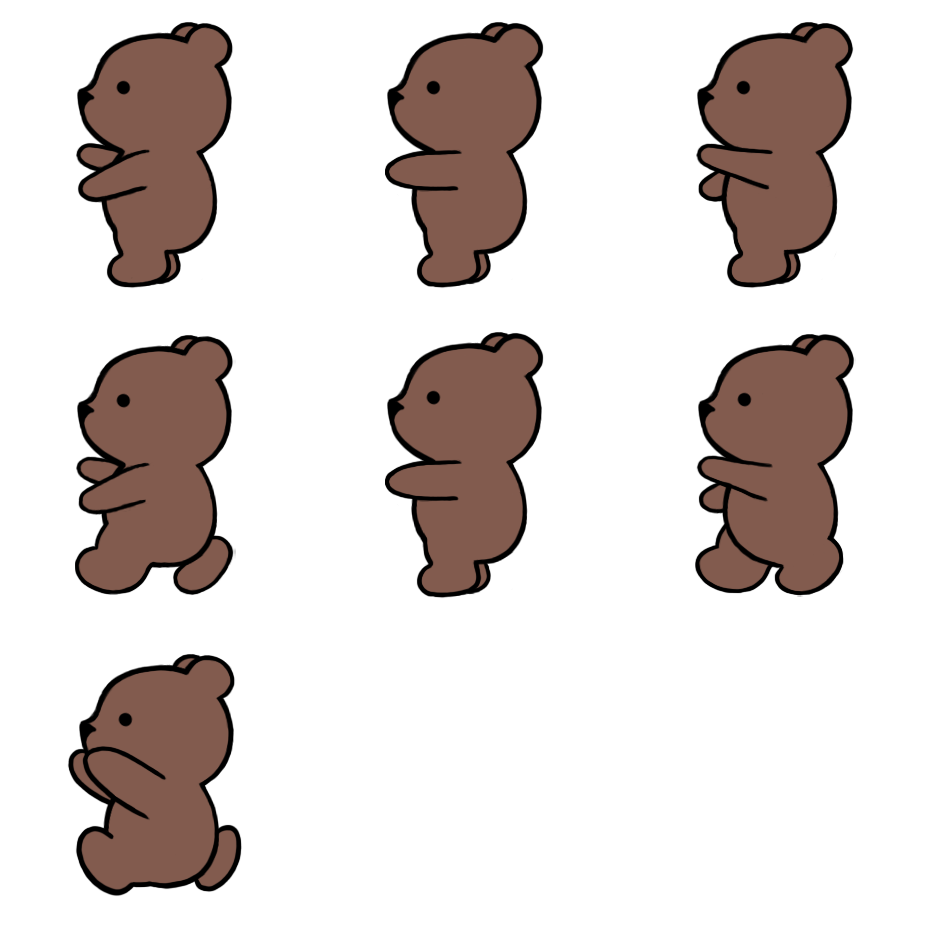
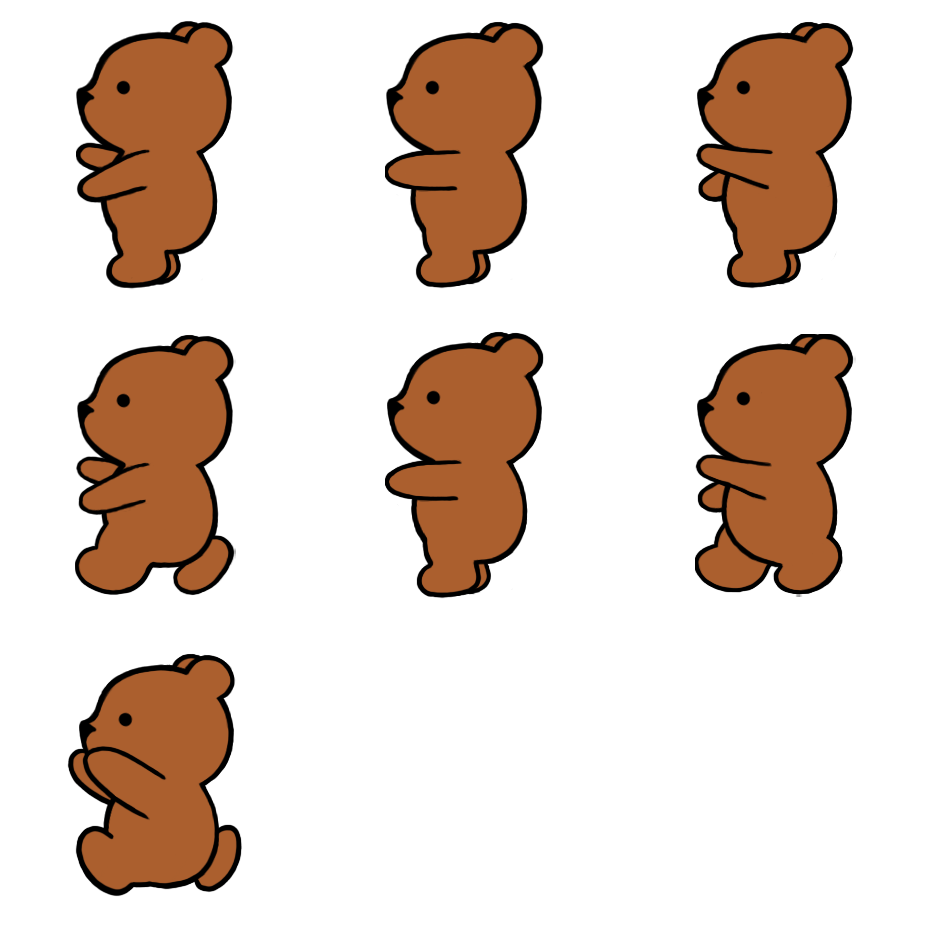
Revision of a layered 930x930 image; what changed, layer by layer:
added group "Naranja" with 7 layers above "Polar" over (67, 21, 856, 897)
added layer "Capa 20" in group "Naranja" over (67, 653, 242, 897)
added layer "Capa 19" in group "Naranja" over (76, 21, 234, 289)
added layer "Capa 18" in group "Naranja" over (696, 21, 854, 289)
added layer "Capa 17" in group "Naranja" over (385, 21, 543, 289)
added layer "Capa 16" in group "Naranja" over (75, 334, 236, 596)
added layer "Capa 15" in group "Naranja" over (695, 334, 856, 597)
added layer "Capa 14" in group "Naranja" over (385, 331, 544, 599)
showed group "Polar" (7 layers) over (67, 20, 856, 897)
hid group "Pardo" (7 layers) over (67, 21, 856, 897)
